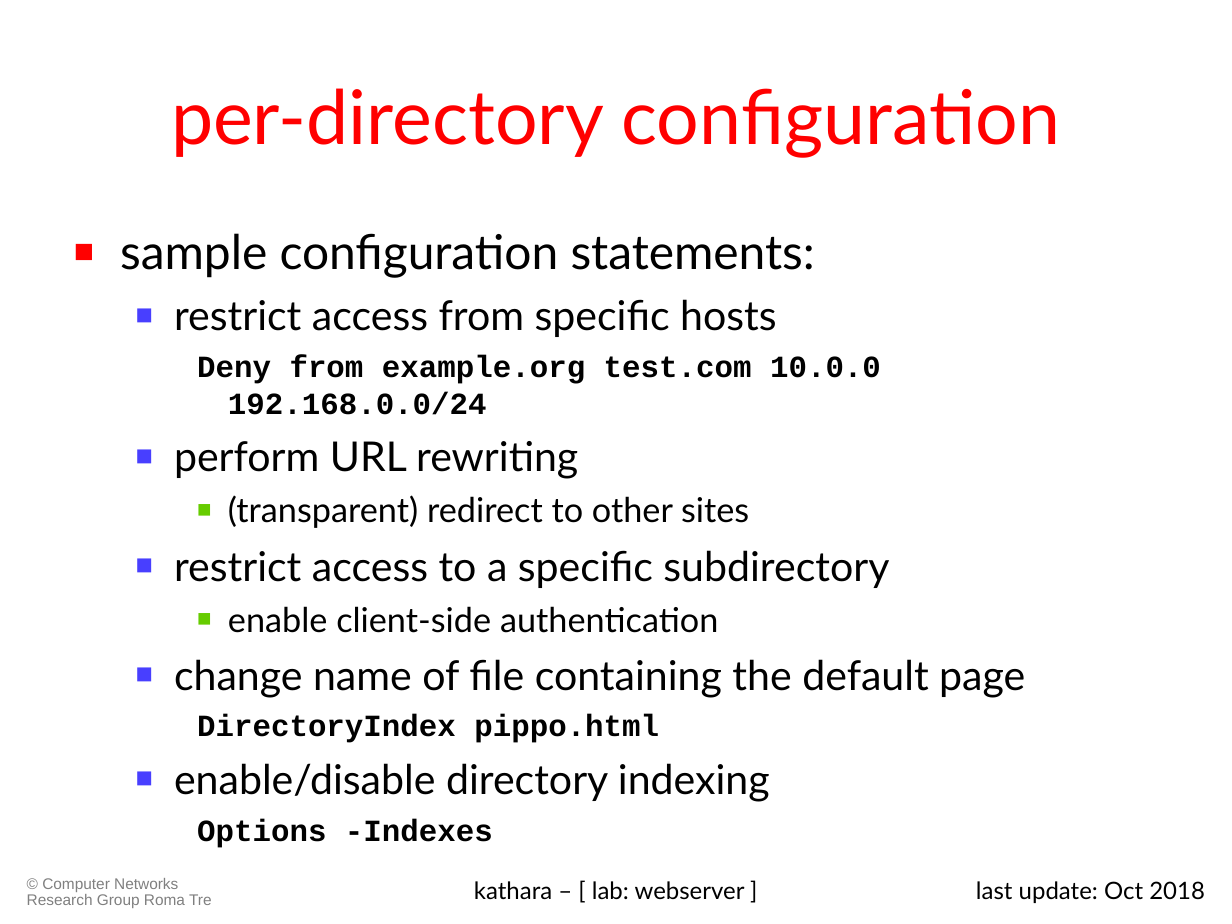
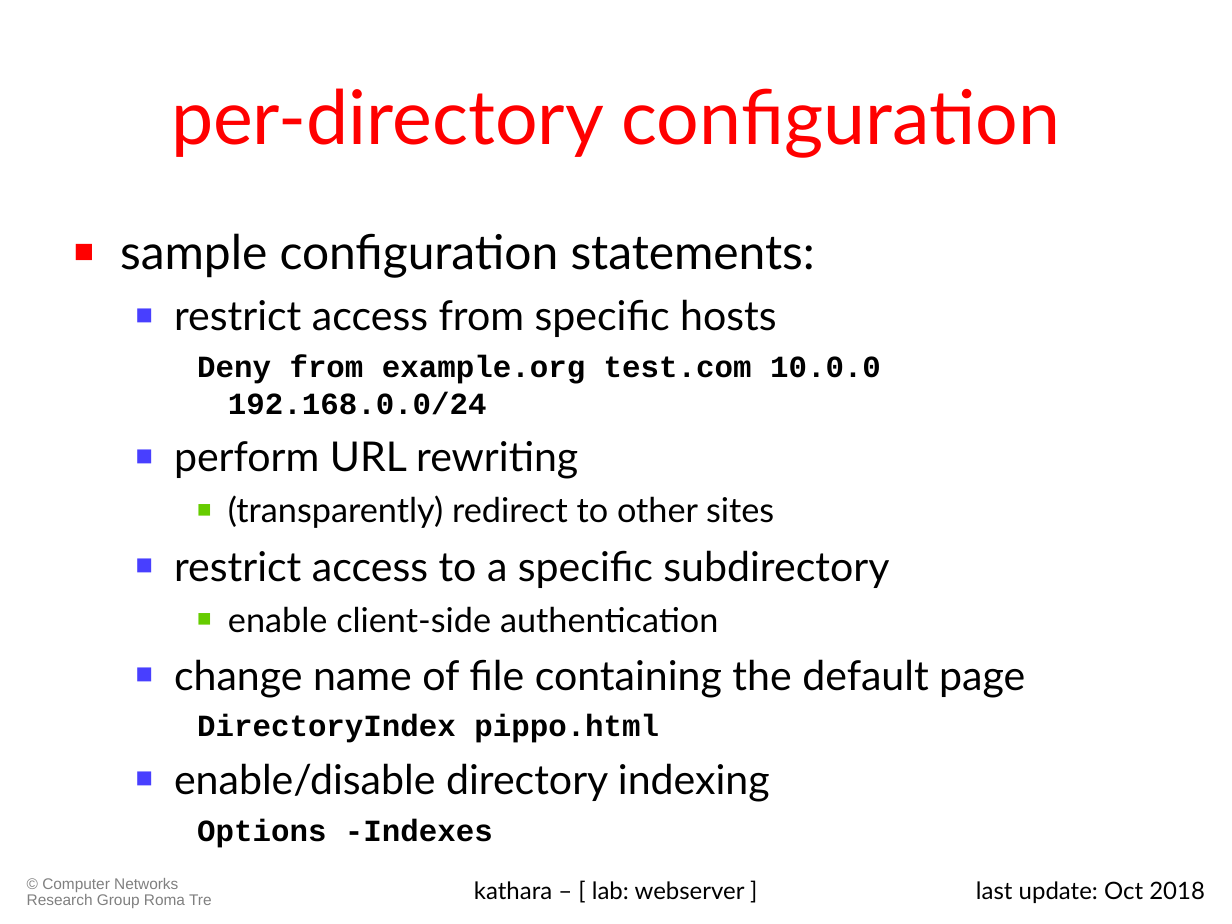
Before and after one commit to KatharaFramework/Kathara-Labs, a slide deck: slide 14 of Application Level/WebServer/008-kathara-lab_webserver.ppt (slide 16 before the commit). Drawn at 1232x924 pixels with LibreOffice and Linux fonts; fonts in the diff are those of the drawing. Boxes give left, top, right and bottom in pixels: in the first picture for what was removed or moved away, otherwise in the second. Text is boxed around its words. In the diff, an @@ line names an element or a change of style, - is before the commit and + after.

```diff
--- a/Application Level/WebServer/008-kathara-lab_webserver.ppt
+++ b/Application Level/WebServer/008-kathara-lab_webserver.ppt
@@ text at (228,495,774,528): text changed @@
-    ■ (transparent) redirect to other sites
+    ■ (transparently) redirect to other sites
```
Also in this commit, not shown: 3 other slides changed, 2 slides removed, 1 other file.
